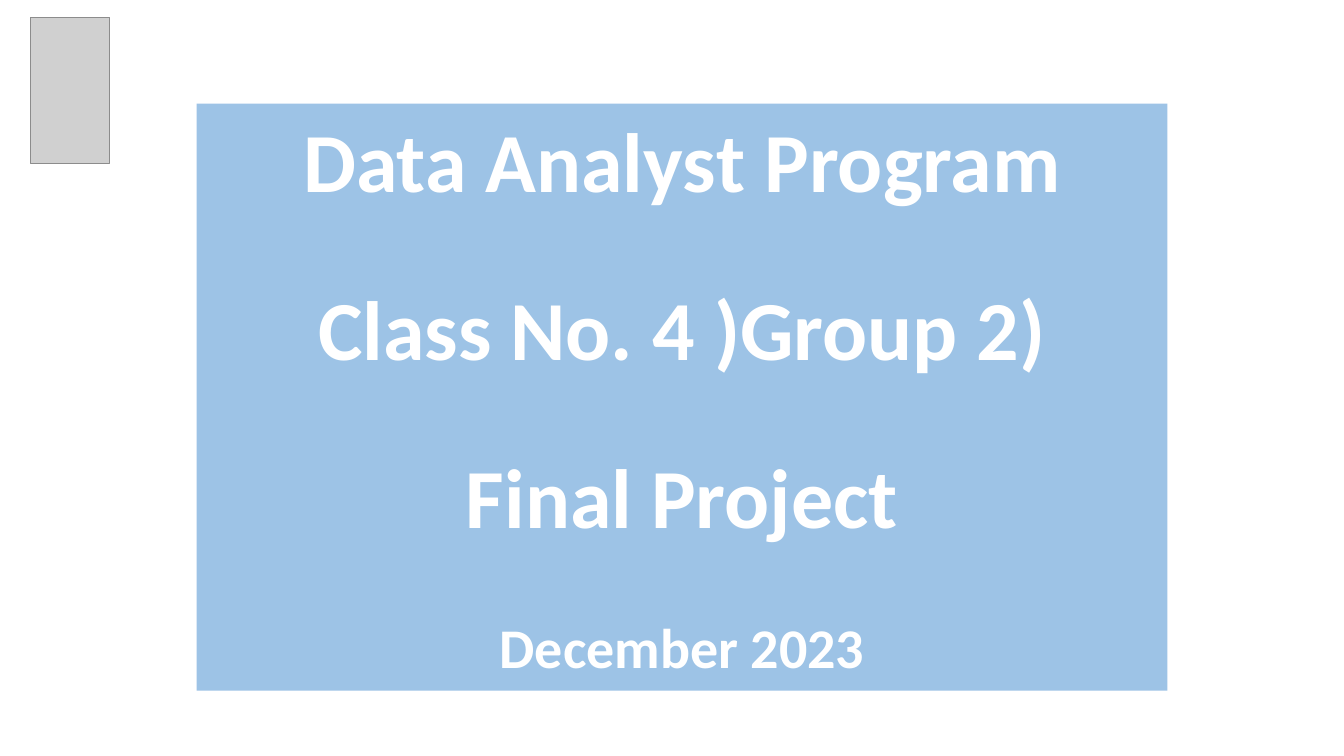
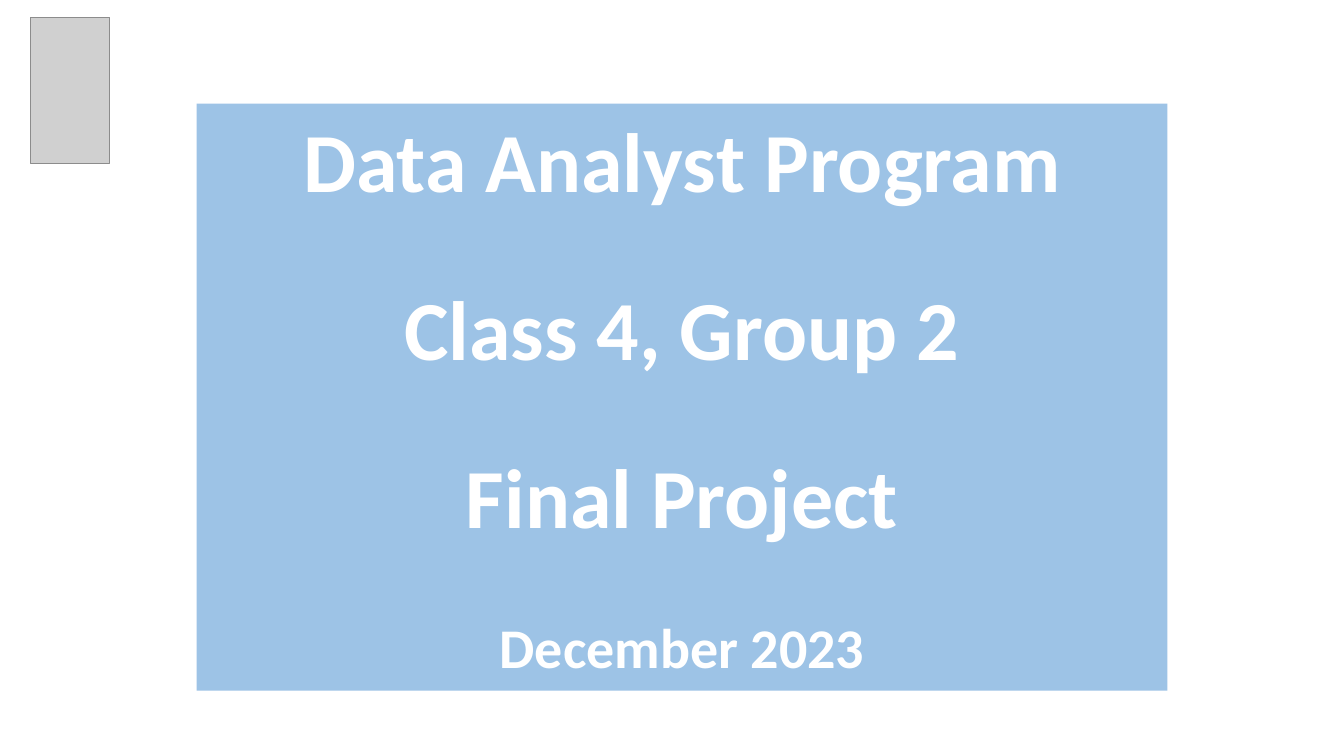
Before and after one commit to EyalVultz/Fianl-Project-Data-Analyst-Program-Hebrew-University-of-Jerusalem-Class-4-Group-2, a slide deck: slide 1 of Final Project Data Analyst Program Hebrew University of Jerusalem Class No. 4 Group 2.pptx. Drawn at 1344x756 pixels with LibreOffice and Linux fonts; fonts in the diff are those of the drawing; grey boxes stand for pictures. Boxes give left, top, right and bottom in pixels: in the first picture for what was removed or moved away, otherwise in the second. Text is boxed around its words. In the diff, an @@ line names an element or a change of style, - is before the commit and + after.

```diff
--- a/Final Project Data Analyst Program Hebrew University of Jerusalem Class No. 4 Group 2.pptx
+++ b/Final Project Data Analyst Program Hebrew University of Jerusalem Class No. 4 Group 2.pptx
@@ text in rectangle at [404, 301, 959, 373]: text changed @@
-Class No. 4 )Group 2)
+Class 4, Group 2
```
Also in this commit, not shown: 2 other slides changed, 10 slides added, 3 slides removed, 1 other file.
